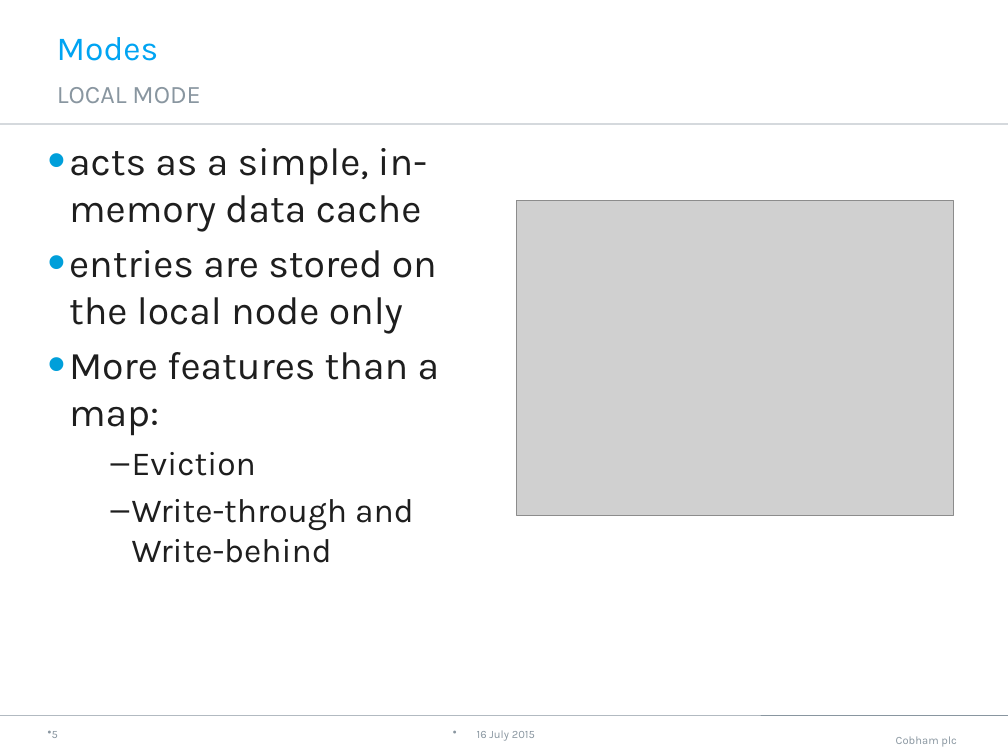
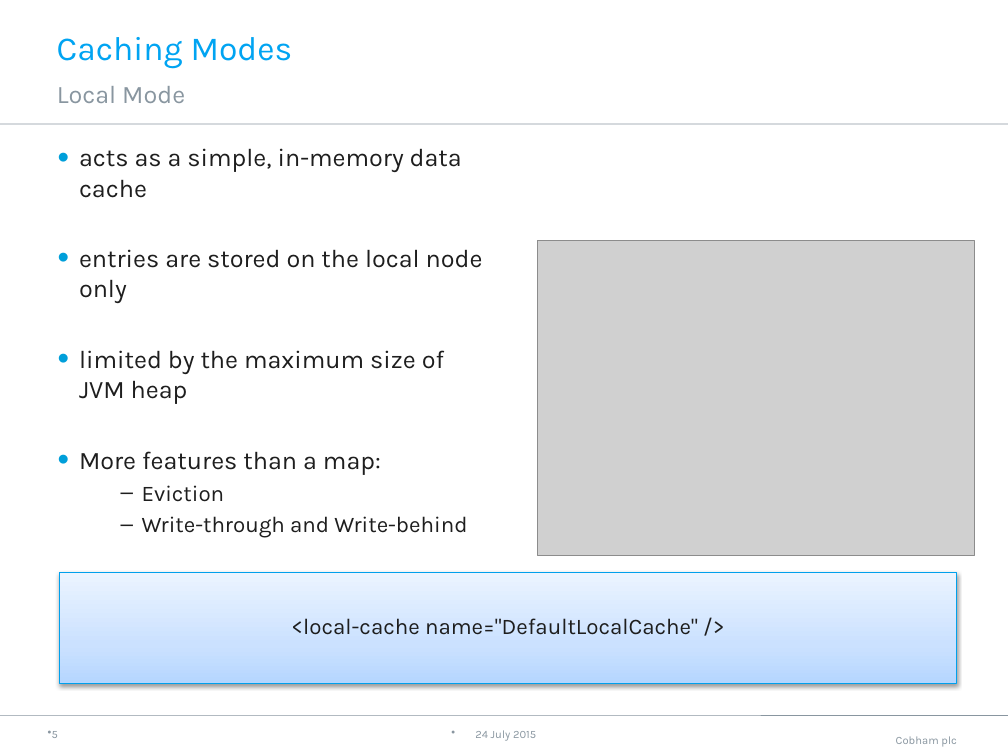
Before and after one commit to neha-bansal/Demos, a slide deck: slide 6 of infinispan-embedded-tutorial/Infinispan.pptx. Drawn at 1008x756 pixels with LibreOffice and Linux fonts; fonts in the diff are those of the drawing; grey boxes stand for pictures; background and template pictures are left out. Boxes give left, top, right and bottom in pixels: in the first picture for what was removed or moved away, otherwise in the second. Text is boxed around its words. In the diff, an @@ line names an element or a change of style, - is before the commit and + after.

Commit message:
PPT changed and File Store Cache/ Listener example

```diff
--- a/infinispan-embedded-tutorial/Infinispan.pptx
+++ b/infinispan-embedded-tutorial/Infinispan.pptx
@@ title at bbox=[57, 37, 293, 69]: text changed @@
-Modes
+Caching Modes
@@ text at bbox=[57, 86, 185, 103]: text changed @@
-LOCAL MODE
+Local Mode
@@ text at bbox=[79, 148, 483, 538]: size 28 to 18 pt in "acts as a simple, in-memory data cache", "entries are stored on the local node ...", "More features than a map:"; size 24 to 16 pt in "Eviction", "Write-through and Write-behind"; less space between paragraphs @@
@@ picture: place and size @@
-picture at bbox=[517, 201, 954, 515]
+picture at bbox=[538, 241, 975, 555]
@@ text at bbox=[79, 350, 444, 404]: paragraph added @@
+• limited by the maximum size of JVM heap
@@ rectangle added at bbox=[59, 573, 957, 683], fill gradient #B6D7FF to #CCE2FF to #ECF4FF, outline #00A0ED 0.75 pt, 16 pt, text #1E1E1E @@
+<local-cache name="DefaultLocalCache" />
@@ text at bbox=[475, 730, 536, 741]: text changed @@
-16 July 2015
+24 July 2015
```
Also in this commit, not shown: 10 other slides changed, 2 slides added, 1 slide removed, 4 other files.
